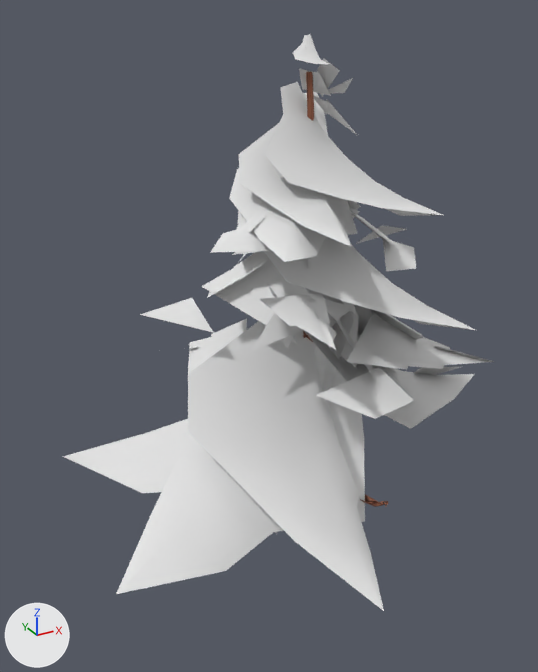
What one commit did to the glTF model assets/verse/everglade/lod/nature.Pine_2.gltf.
One viewpoint serves both versions: a 50 mm lens placed at (-5.22, -7.97, 7.49), pointed at (-0.73, 0.19, 3.4). The lights are fixed; the arrows at lower left show +X, +Y and +Z. The first picture is the older version. Vertices at exactly the same position are counted once.

Objects in the first picture: 'Pine_2' and 1 more.
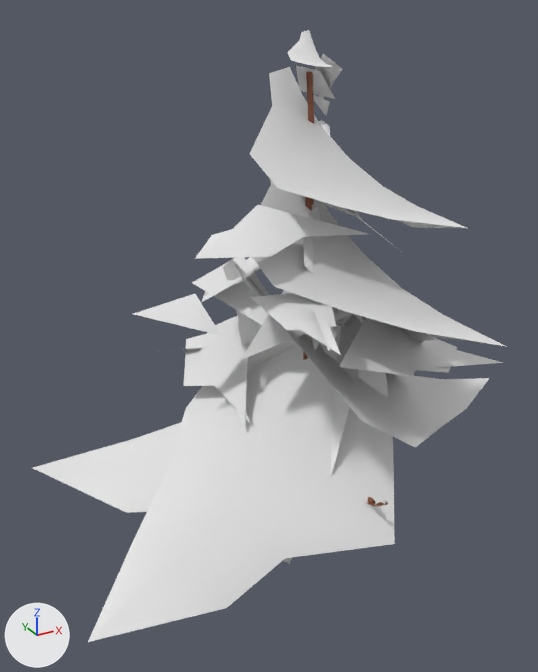
Where the change shows, as pixel boxes (x1, y1, x2, y2) in the pictures (538 x 672 px; the box of a moved part takes in the faces that stretch with it):
'Pine_2', reshaped (10% wider, 6% taller)
    before: (63, 34, 494, 611)
    after: (33, 30, 507, 642)
part 1 of me_tree_029, moved or reshaped
    before: (293, 34, 330, 70)
    after: (287, 30, 333, 72)
part 2 of me_tree_029, moved or reshaped
    before: (265, 82, 443, 216)
    after: (250, 67, 467, 228)
part 3 of me_tree_029, moved or reshaped (not visible before)
    after: (319, 120, 330, 135)
part 4 of me_tree_029, moved or reshaped
    before: (210, 209, 354, 253)
    after: (195, 205, 369, 259)
part 5 of me_tree_029, moved or reshaped
    before: (264, 238, 475, 330)
    after: (252, 181, 507, 347)
part 6 of me_tree_029, rebuilt (28% wider, 30% taller)
    before: (267, 284, 474, 429)
    after: (223, 259, 489, 448)
part 7 of me_tree_029, rebuilt
    before: (116, 303, 365, 594)
    after: (88, 314, 395, 642)
part 8 of me_tree_029, rebuilt
    before: (63, 311, 354, 533)
    after: (33, 314, 378, 564)
part 9 of me_tree_029, rebuilt
    before: (316, 59, 340, 97)
    after: (315, 54, 342, 99)
part 10 of me_tree_029, rebuilt (21% wider, 21% taller)
    before: (299, 69, 331, 96)
    after: (296, 66, 335, 99)
part 11 of me_tree_029, rebuilt (not visible afterwards)
    before: (350, 208, 360, 218)
part 12 of me_tree_029, rebuilt (30% wider, 29% taller)
    before: (351, 212, 393, 245)
    after: (347, 209, 402, 252)
part 13 of me_tree_029, rebuilt
    before: (308, 257, 358, 317)
    after: (303, 236, 364, 323)
part 14 of me_tree_029, rebuilt
    before: (260, 293, 330, 326)
    after: (251, 293, 336, 330)
part 15 of me_tree_029, rebuilt (mostly hidden)
    before: (239, 259, 270, 280)
    after: (234, 257, 260, 285)
part 16 of me_tree_029, rebuilt
    before: (207, 275, 245, 298)
    after: (201, 277, 242, 303)
part 17 of me_tree_029, rebuilt
    before: (347, 313, 422, 370)
    after: (339, 318, 430, 376)
part 18 of me_tree_029, rebuilt
    before: (401, 336, 450, 369)
    after: (402, 337, 457, 373)
part 19 of me_tree_029, deleted
    before: (140, 46, 494, 419)
part 20 of me_tree_029, moved or reshaped
    before: (188, 92, 386, 611)
    after: (133, 94, 503, 431)

Edits to the bpy script that builds the scene:
```text
Change me_tree_029:
    remove me_tree_029.from_pydata(...)  # 531 vertices, 360 faces; spans x -3.51..3.44, y -3.15..2.8, z 0.68..7.2
    add me_tree_029.from_pydata(...)  # 335 vertices, 228 faces; spans x -3.96..3.88, y -2.26..2.88, z 0.37..7.25
    me_tree_029 part 1: the loose piece of 19 vertices spanning x -0.34..0.1, y -0.22..0.45, z 6.79..7.2 is scaled about its middle by 1.21
    me_tree_029 part 2: the loose piece of 19 vertices spanning x -0.86..0.7, y -1.47..0.78, z 5.05..6.63 is scaled about its middle by 1.21
    me_tree_029 part 3: the loose piece of 7 vertices spanning x -0.42..0.15, y 0.11..0.69, z 5.48..6.11 is scaled about its middle by 1.21
    me_tree_029 part 4: the loose piece of 7 vertices spanning x -1.85..0.22, y -0.44..0.19, z 4.81..5.23 is scaled about its middle by 1.21
    me_tree_029 part 5: the loose piece of 19 vertices spanning x -0.98..0.94, y -1.96..0.94, z 3.58..5.6 is scaled about its middle by 1.21
    me_tree_029 part 6: the loose piece of 19 vertices spanning x -0.68..3.44, y -1.24..1.49, z 1.34..4.1 is rebuilt with 19 vertices and now spans x -1.12..3.88, y -1.53..1.79, z 1.04..4.39
    me_tree_029 part 7: the loose piece of 19 vertices spanning x -3.51..0.73, y -1.15..1.81, z 0.83..3.79 is rebuilt with 19 vertices and now spans x -3.96..1.18, y -1.47..2.12, z 0.52..4.1
    me_tree_029 part 8: the loose piece of 18 vertices spanning x -3.22..0.98, y -0.53..2.47, z 0.68..3.64 is rebuilt with 18 vertices and now spans x -3.66..1.42, y -0.84..2.79, z 0.37..3.96
    me_tree_029 part 9: the loose piece of 4 vertices spanning x 0.04..0.19, y 0.07..0.45, z 6.45..6.94 is rebuilt with 4 vertices and now spans x 0.03..0.21, y 0.02..0.49, z 6.39..6.99
    me_tree_029 part 10: the loose piece of 4 vertices spanning x -0.17..0.24, y 0.26..0.58, z 6.47..6.81 is rebuilt with 4 vertices and now spans x -0.22..0.29, y 0.22..0.61, z 6.44..6.85
    me_tree_029 part 11: the loose piece of 4 vertices spanning x -0.11..0.87, y 0.45..1.26, z 4.48..5.31 is rebuilt with 3 vertices and now spans x -0.1..0.57, y 0.4..0.96, z 4.63..5.32
    me_tree_029 part 12: the loose piece of 4 vertices spanning x 0.36..0.84, y -0.49..0.74, z 4.6..5.2 is rebuilt with 4 vertices and now spans x 0.31..0.89, y -0.62..0.87, z 4.54..5.26
    me_tree_029 part 13: the loose piece of 4 vertices spanning x -0.5..0.44, y -0.42..0.16, z 3.6..4.87 is rebuilt with 4 vertices and now spans x -0.6..0.54, y -0.49..0.22, z 3.47..5.01
    me_tree_029 part 14: the loose piece of 4 vertices spanning x -1.11..-0.45, y -1.17..-0.25, z 4.02..4.27 is rebuilt with 4 vertices and now spans x -1.18..-0.38, y -1.26..-0.15, z 3.99..4.3
    me_tree_029 part 15: the loose piece of 4 vertices spanning x -0.97..0.14, y 0.39..1.75, z 3.91..4.48 is rebuilt with 4 vertices and now spans x -1.09..0.26, y 0.24..1.9, z 3.85..4.54
    me_tree_029 part 16: the loose piece of 4 vertices spanning x -1.37..-0.2, y 0.57..1.72, z 3.75..4.2 is rebuilt with 4 vertices and now spans x -1.49..-0.08, y 0.45..1.85, z 3.71..4.25
    me_tree_029 part 17: the loose piece of 4 vertices spanning x -0.31..1.3, y -1.16..-0.12, z 3.16..3.65 is rebuilt with 4 vertices and now spans x -0.48..1.48, y -1.27..-0.01, z 3.11..3.7
    me_tree_029 part 18: the loose piece of 4 vertices spanning x 0.39..1.58, y -1.23..-0.48, z 3.07..3.37 is rebuilt with 4 vertices and now spans x 0.26..1.7, y -1.31..-0.4, z 3.04..3.4
    me_tree_029 part 19: 69 loose pieces with 224 vertices, spanning x -2.19..3.02, y -1.63..2.8, z 1.73..7.09, are deleted
    me_tree_029 part 20: 92 vertices removed from x -2.01..1.35, y -3.15..2.66, z 0.91..6.5; 121 vertices added at x -2.28..2.53, y -1.73..2.88, z 1.78..6.53
    other edits to the shape of me_tree_029 do not show in these pictures
```
